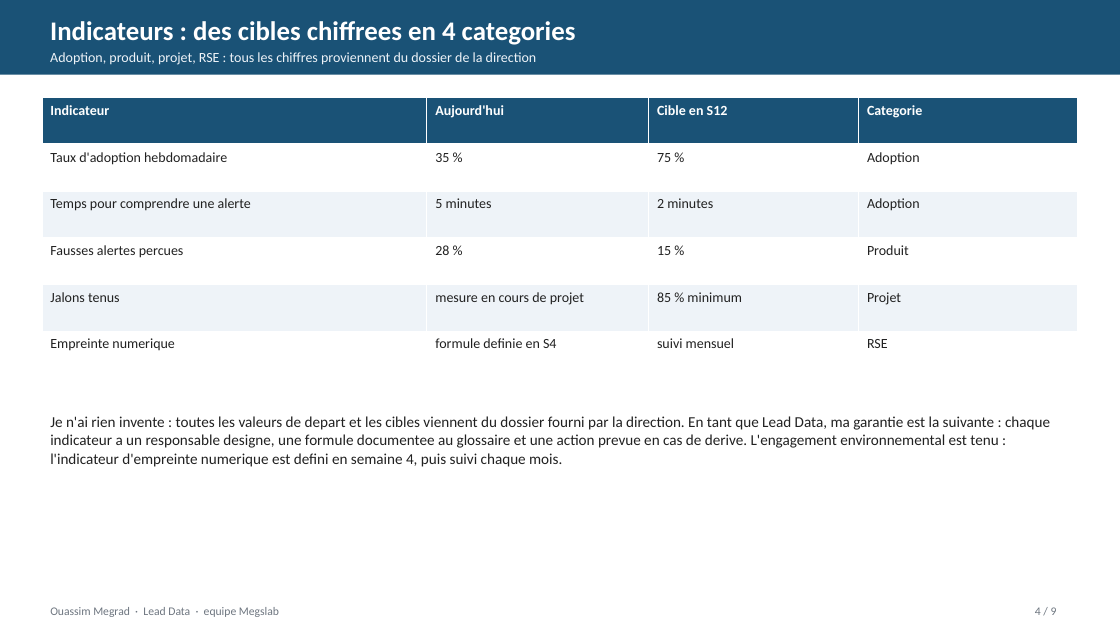
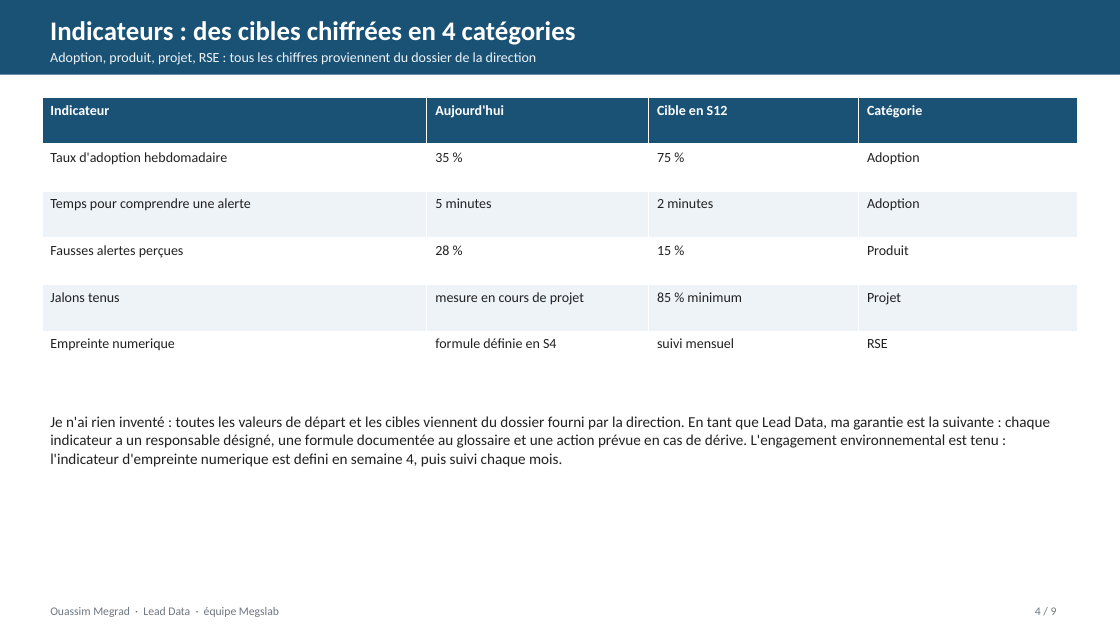
Before and after one commit to ouassim16wass/bloc_e4, a slide deck: slide 4 of livrables/support_reporting_direction.pptx. Drawn at 1120x630 pixels with LibreOffice and Linux fonts; fonts in the diff are those of the drawing. Boxes give left, top, right and bottom in pixels: in the first picture for what was removed or moved away, otherwise in the second. Text is boxed around its words. In the diff, an @@ line names an element or a change of style, - is before the commit and + after.

```diff
--- a/livrables/support_reporting_direction.pptx
+++ b/livrables/support_reporting_direction.pptx
@@ text at (x1=50, y1=21, x2=576, y2=45): text changed @@
-Indicateurs : des cibles chiffrees en 4 categories
+Indicateurs : des cibles chiffrées en 4 catégories
@@ table at (x1=42, y1=98, x2=1078, y2=378) @@
-row 1, column 4: Categorie
+row 1, column 4: Catégorie
-row 4, column 1: Fausses alertes percues
+row 4, column 1: Fausses alertes perçues
-row 6, column 2: formule definie en S4
+row 6, column 2: formule définie en S4
@@ text at (x1=50, y1=416, x2=1050, y2=467): text changed @@
-Je n'ai rien invente : toutes les valeurs de depart et les cibles viennent du dossier fourni par la direction. En tant que Lead Data, ma garantie est la suivante : chaque indicateur a un responsable designe, une formule documentee au glossaire et une action prevue en cas de derive. L'engagement environnemental est tenu : l'indicateur d'empreinte numerique est defini en semaine 4, puis suivi chaque mois.
+Je n'ai rien inventé : toutes les valeurs de départ et les cibles viennent du dossier fourni par la direction. En tant que Lead Data, ma garantie est la suivante : chaque indicateur a un responsable désigné, une formule documentée au glossaire et une action prévue en cas de dérive. L'engagement environnemental est tenu : l'indicateur d'empreinte numerique est defini en semaine 4, puis suivi chaque mois.
```
Also in this commit, not shown: 8 other slides changed, 1 other file.
